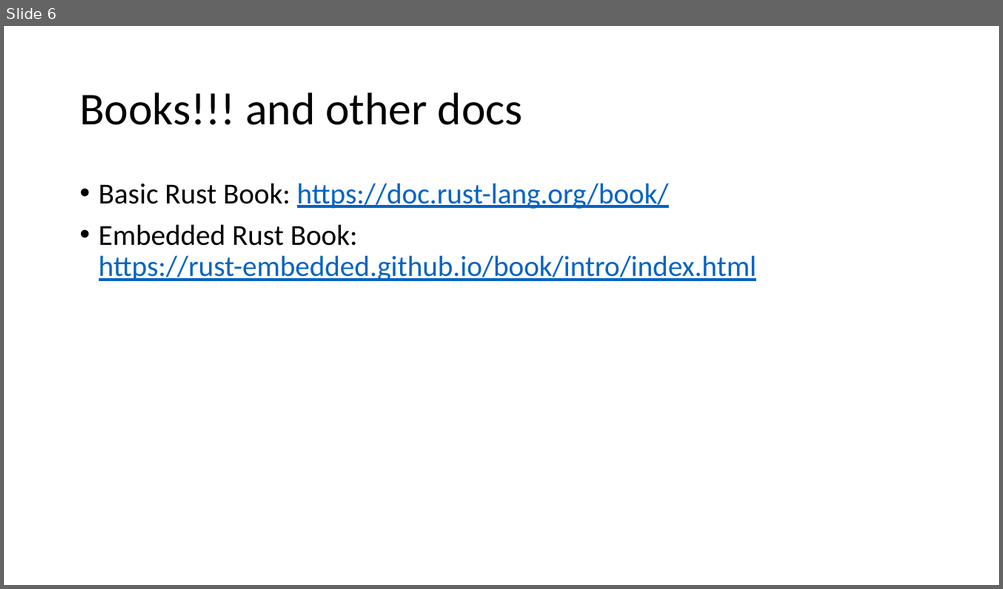
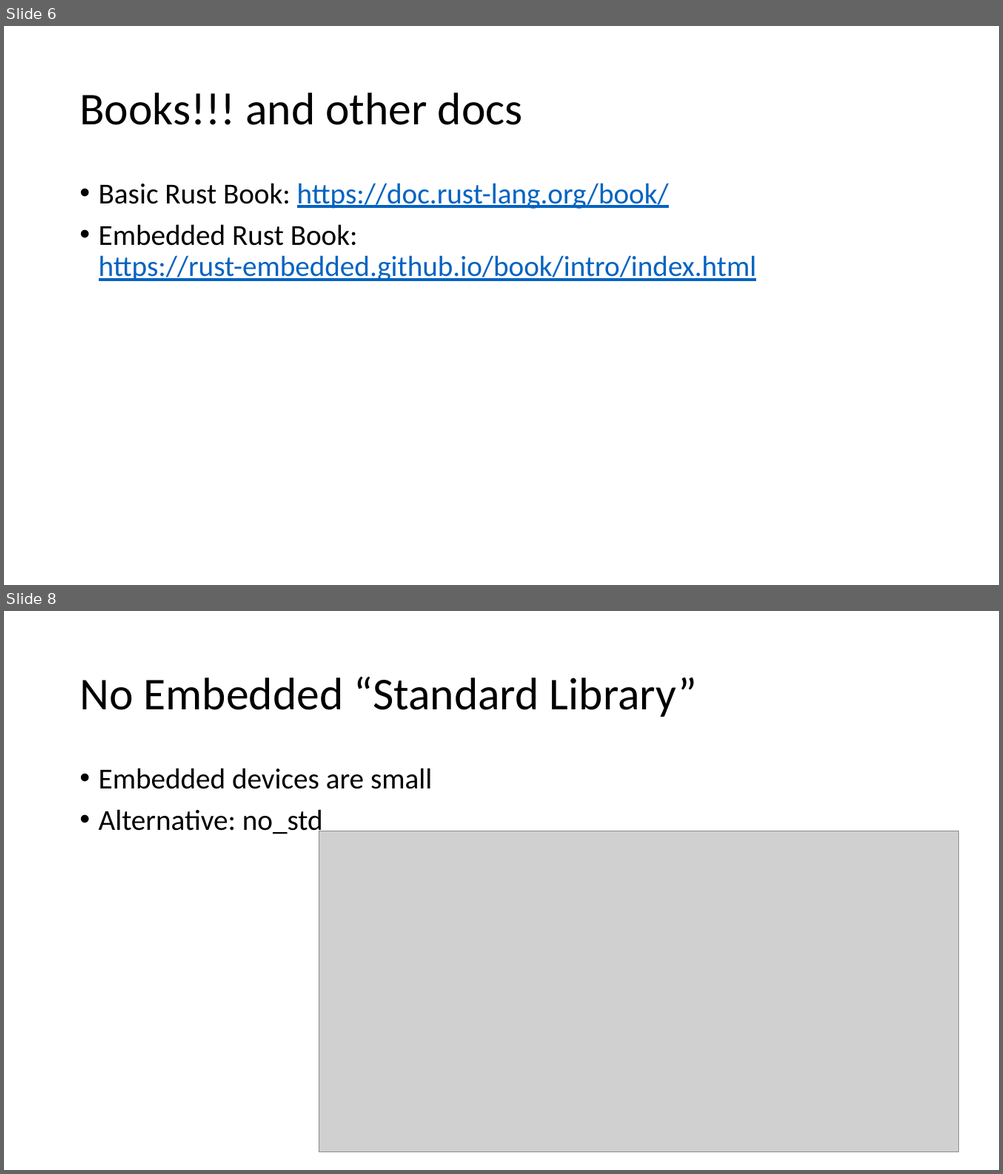
Before and after one commit to ProgrammerAL/Presentations-2019, a slide deck: 09-04 - Making the Case for Rust/Making the Case for Rust.pptx. Shown one above the other, each under a label of ours: slide 6 before the commit, slides 6 and 8 after it; the slides between them are not shown. The pictures are 1003x589 and 1003x1174 pixels, drawn with LibreOffice and Linux fonts; fonts in the diff are those of the drawing; grey boxes stand for pictures. Boxes give left, top, right and bottom in pixels: in the first picture for what was removed or moved away, otherwise in the second. Text is boxed around its words. In the diff, an @@ line names an element or a change of style, - is before the commit and + after.

```diff
--- a/09-04 - Making the Case for Rust/Making the Case for Rust.pptx
+++ b/09-04 - Making the Case for Rust/Making the Case for Rust.pptx
@@ slide 8 added at (4, 611, 999, 1170), background #FFFFFF @@
@@ title added at (79, 676, 697, 717), 44 pt, text #000000 @@
+No Embedded “Standard Library”
@@ text added at (99, 768, 432, 837), 28 pt, text #000000 @@
+• Embedded devices are small
+• Alternative: no_std
@@ picture added at (318, 831, 959, 1152) @@
```
Also in this commit, not shown: 3 slides changed, 9 other slides added.
